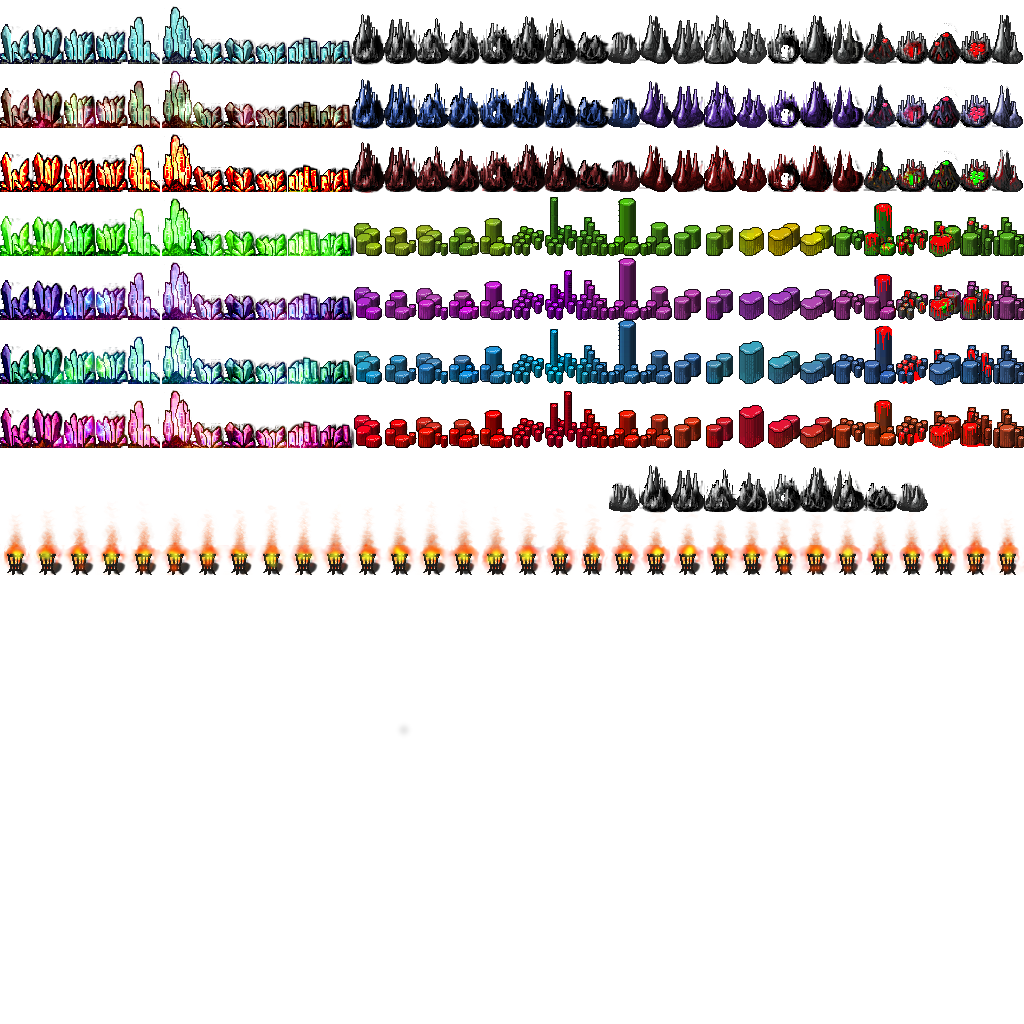
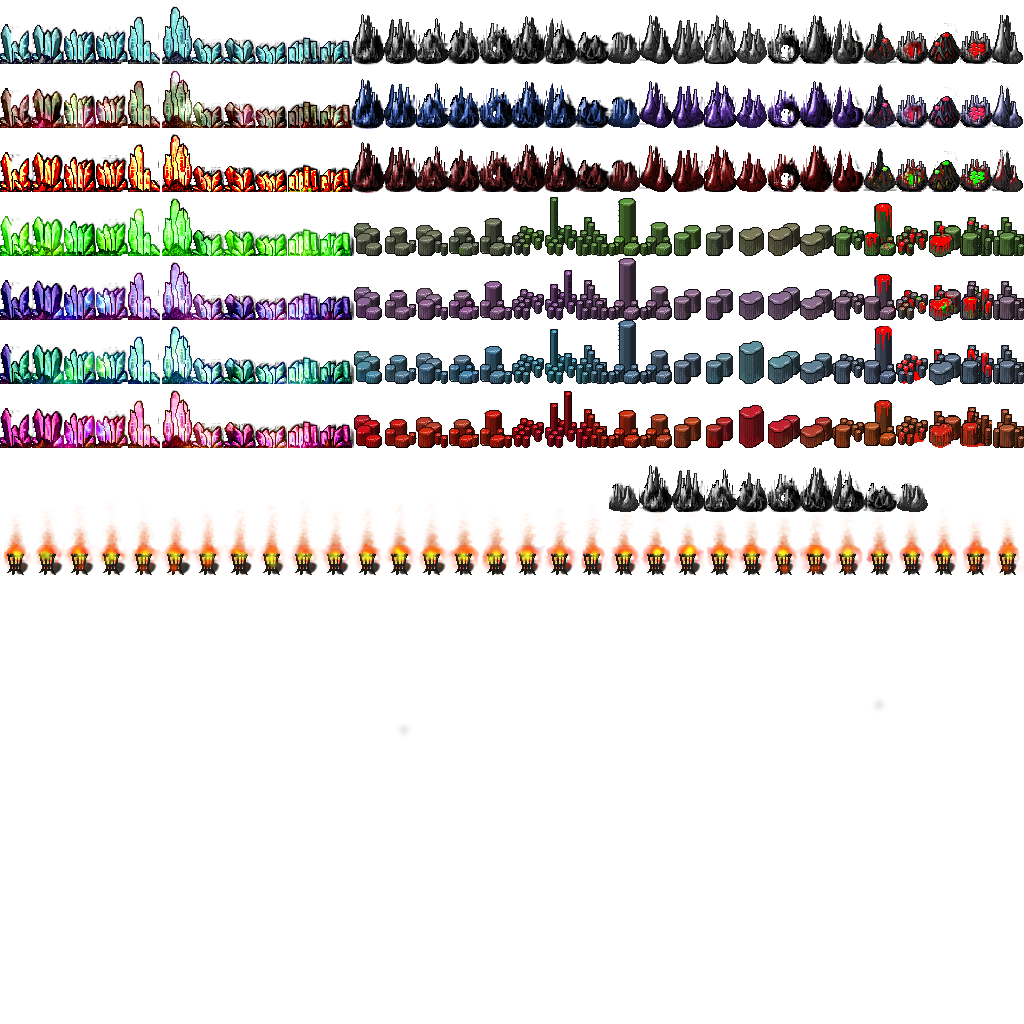
The second 1024 × 1024 image is a revision of the first. Changes to its layers:
painted on "Layer" over [353, 197, 1024, 448]
painted on "Layer #1" over [872, 698, 886, 712]
